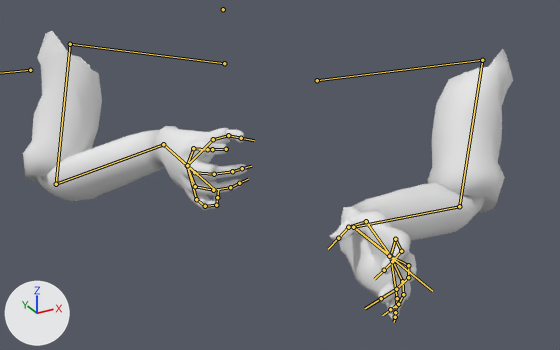
Renders of the FBX model Assets/_RPG/Models/FpsArms/FpsArms.fbx from each side of a commit.
Rendered twice from a camera (50 mm lens) standing at (-2.78, -6.04, 0.84) and looking at (-0.17, -1.3, -1.53). The axes (+X, +Y, +Z) are drawn at lower left. The lights are the same throughout. Both versions are drawn at frame 25 of the action 'Armature.001|TwoHandedGunIdle'; the numbers are the values there. The bones that bend it are drawn over the model as lines.

Names of what the first picture shows: 'arm'.
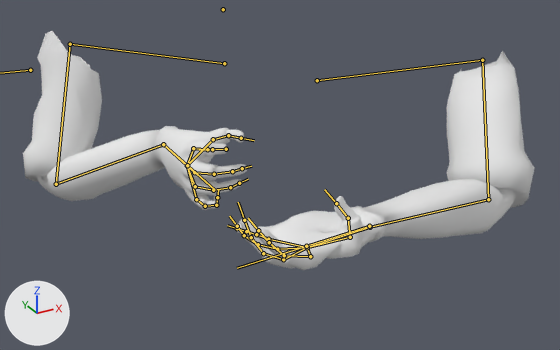
The change, as JSON lines over the scene's bpy script:
```json
{"block": "bone_bone_r_001", "where": "bone_bone_r_001 = bpy.data.objects['Armature.001'].pose.bones['Bone_R.001']  # child of 'Bone_R'"}
{"op": "set", "path": "bone_bone_r_001.rotation_quaternion", "old": "(0.639, -0.699, -0.285, -0.145)", "new": "(-0.477, 0.668, 0.57, -0.022)", "note": "degrees (-100, -35, 15) -> degrees (-129, -31, 66)"}
{"block": "bone_bone_r_002", "where": "bone_bone_r_002 = bpy.data.objects['Armature.001'].pose.bones['Bone_R.002']  # child of 'Bone_R.001'"}
{"op": "set", "path": "bone_bone_r_002.rotation_quaternion", "old": "(0.77, -0.453, 0.15, -0.424)", "new": "(0.788, -0.574, -0.049, 0.217)", "note": "degrees (-57, -9, -53) -> degrees (-70, 10, 24)"}
{"block": "bone_bone_r_003", "where": "bone_bone_r_003 = bpy.data.objects['Armature.001'].pose.bones['Bone_R.003']  # child of 'Bone_R.002'"}
{"op": "set", "path": "bone_bone_r_003.rotation_quaternion", "old": "(0.764, 0.626, 0.152, 0.009)", "new": "(0.985, 0.153, -0.034, 0.067)", "note": "degrees (80, 13, 12) -> degrees (17, -5, 7)"}
```

What differs and where, as boxes [x1, y1, x2, y2] in the pictures (560 x 350 px):
```json
{"object": "arm", "change": "posed", "before": [23, 31, 513, 320], "after": [23, 31, 534, 270], "on screen": "17% shorter"}
{"bone": "Bone_R.001", "before": "(482, 60) to (459, 206)", "after": "(482, 60) to (488, 199)"}
{"bone": "Bone_R.002", "before": "(459, 206) to (354, 227)", "after": "(488, 199) to (370, 227)"}
{"bone": "Bone_R.003", "before": "(354, 227) to (390, 256)", "after": "(370, 227) to (307, 247)"}
```
